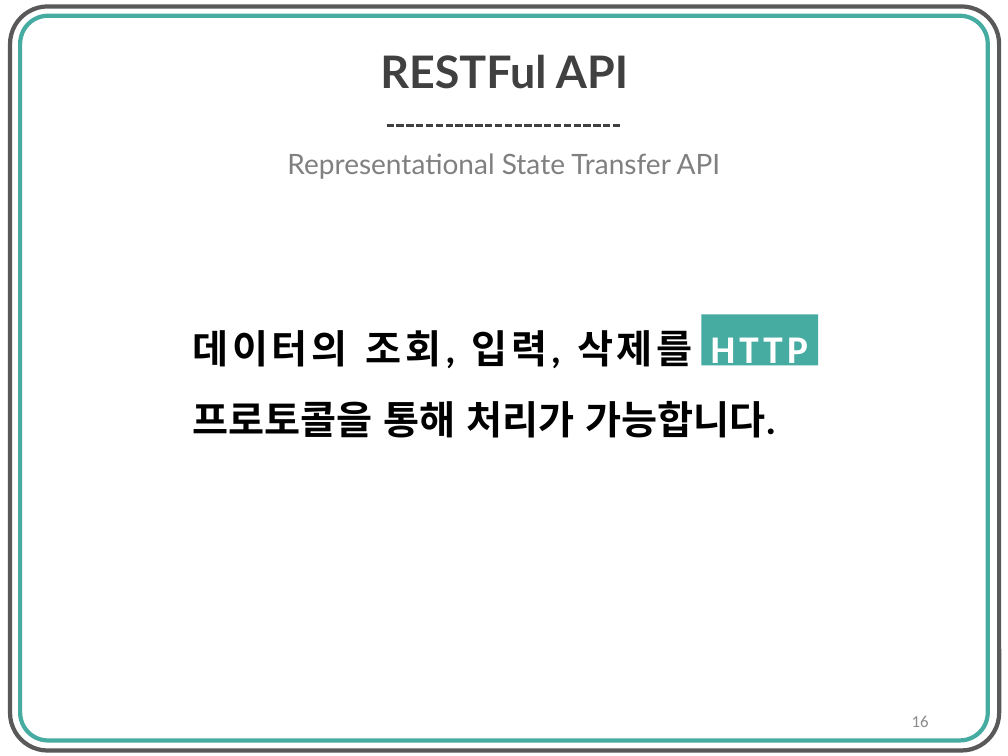
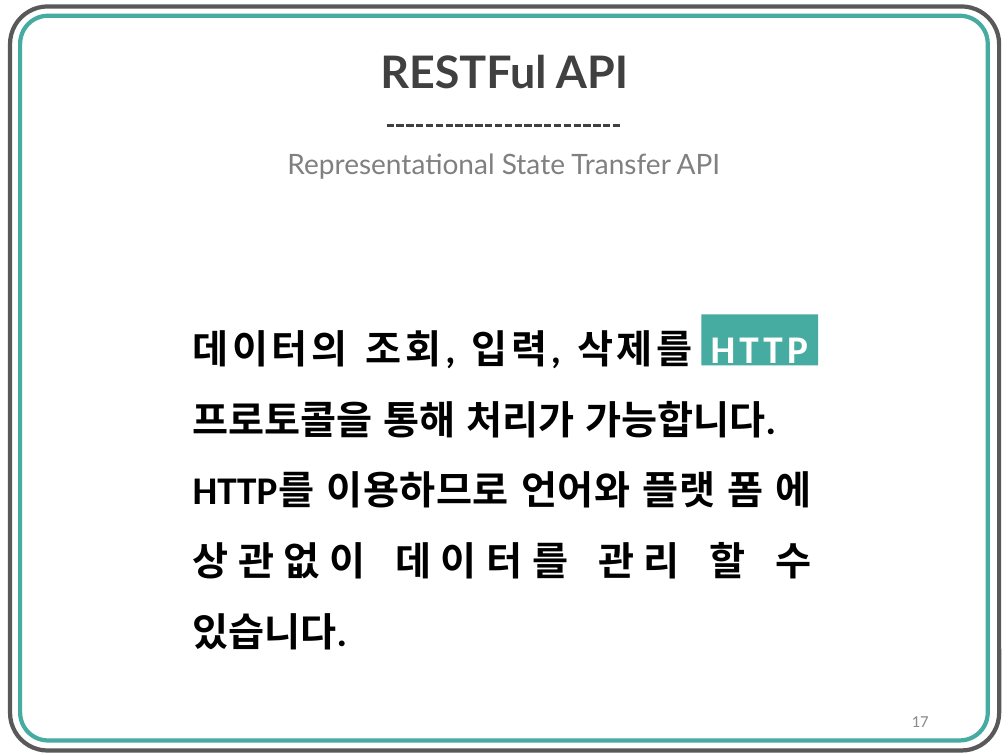
Before and after one commit to ToTo-Mo/Elasticsearch-Tutorial, a slide deck: slide 17 of Elasticsearch 기초 다지기.pptx (slide 16 before the commit). Drawn at 1008x756 pixels with LibreOffice and Linux fonts; fonts in the diff are those of the drawing. Boxes give left, top, right and bottom in pixels: in the first picture for what was removed or moved away, otherwise in the second. Text is boxed around its words. In the diff, an @@ line names an element or a change of style, - is before the commit and + after.

```diff
--- a/Elasticsearch 기초 다지기.pptx
+++ b/Elasticsearch 기초 다지기.pptx
@@ text at <box>193,471,812,650</box>: paragraph added @@
+HTTP를 이용하므로 언어와 플랫 폼 에 상관없이 데이터를 관리 할 수 있습니다.
@@ page number at <box>912,716,929,727</box>: text changed @@
-16
+17
```
Also in this commit, not shown: 4 other slides changed, 1 slide added.
